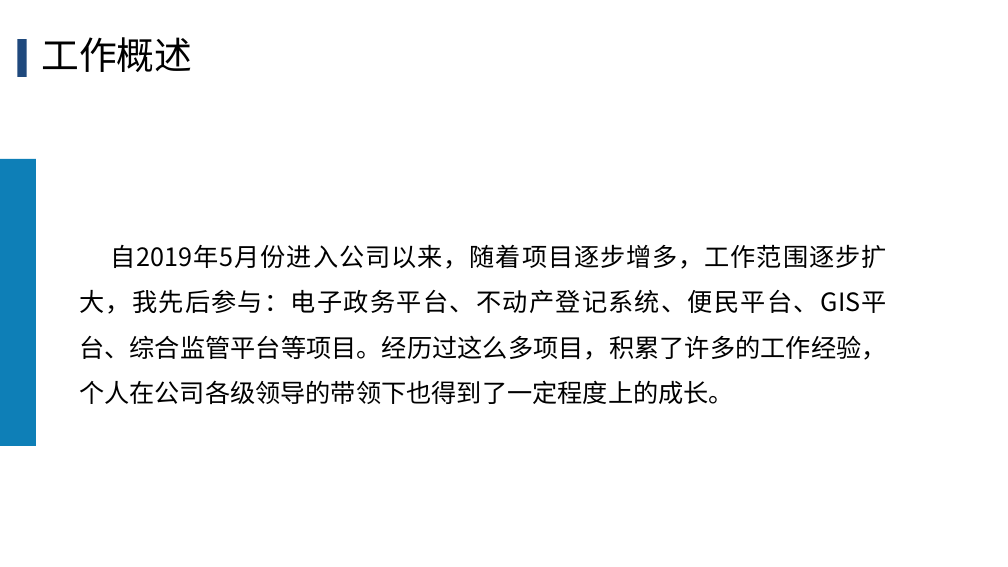
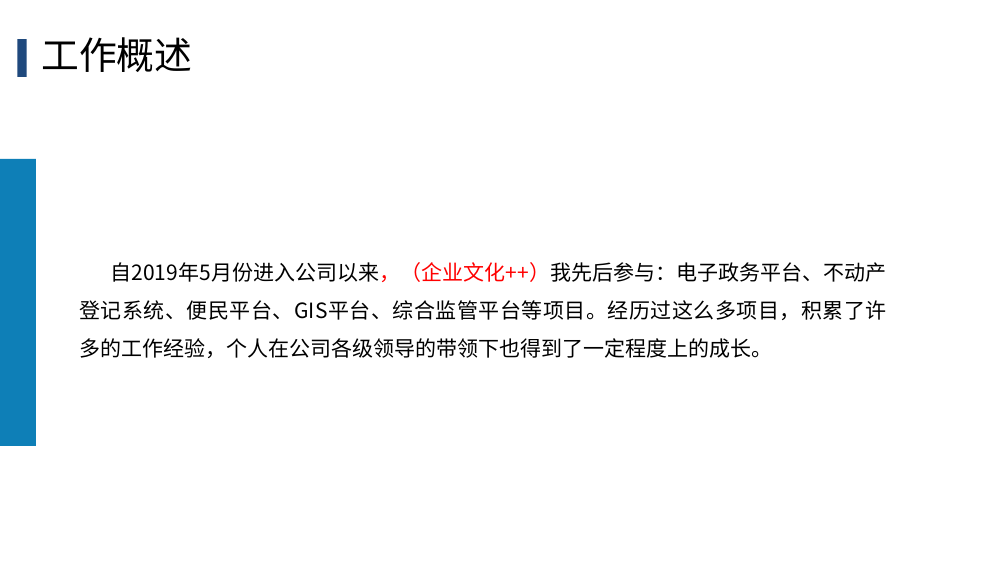
Before and after one commit to wellsmitch/accountpassword, a slide deck: slide 4 of upmoney/宋玉彬2021调薪汇报/调薪申请汇报-宋玉彬.pptx. Drawn at 1008x567 pixels with LibreOffice and Linux fonts; fonts in the diff are those of the drawing. Boxes give left, top, right and bottom in pixels: in the first picture for what was removed or moved away, otherwise in the second. Text is boxed around its words. In the diff, an @@ line names an element or a change of style, - is before the commit and + after.

```diff
--- a/upmoney/宋玉彬2021调薪汇报/调薪申请汇报-宋玉彬.pptx
+++ b/upmoney/宋玉彬2021调薪汇报/调薪申请汇报-宋玉彬.pptx
@@ text at (79, 262, 887, 358): text changed; size 24 to 20 pt @@
-自2019年5月份进入公司以来，随着项目逐步增多，工作范围逐步扩大，我先后参与：电子政务平台、不动产登记系统、便民平台、GIS平台、综合监管平台等项目。经历过这么多项目，积累了许多的工作经验，个人在公司各级领导的带领下也得到了一定程度上的成长。
+自2019年5月份进入公司以来，（企业文化++）我先后参与：电子政务平台、不动产登记系统、便民平台、GIS平台、综合监管平台等项目。经历过这么多项目，积累了许多的工作经验，个人在公司各级领导的带领下也得到了一定程度上的成长。
```
Also in this commit, not shown: 12 other slides changed.
